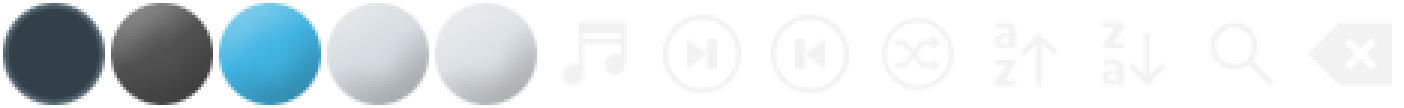
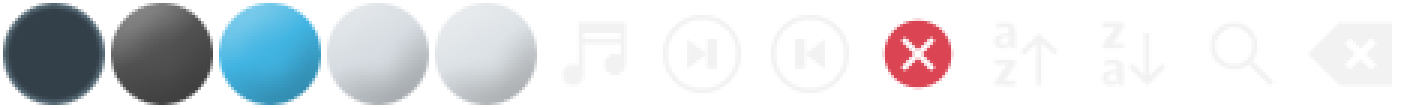
Before/after of a 1404 × 108 layered artwork. What changed in the layer stack:
added layer "Eingefügte Ebene #10" above "Eingefügte Ebene #9" over (882, 18, 954, 90)
hid "Eingefügte Ebene #4" over (882, 18, 954, 90)
